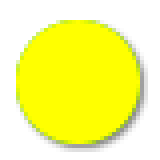
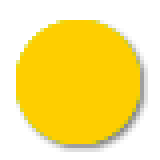
Revision of a layered (160, 160) image; what changed, layer by layer:
painted on "Yellow" (4th of 4, in "Circles") over [16,20,140,144]
